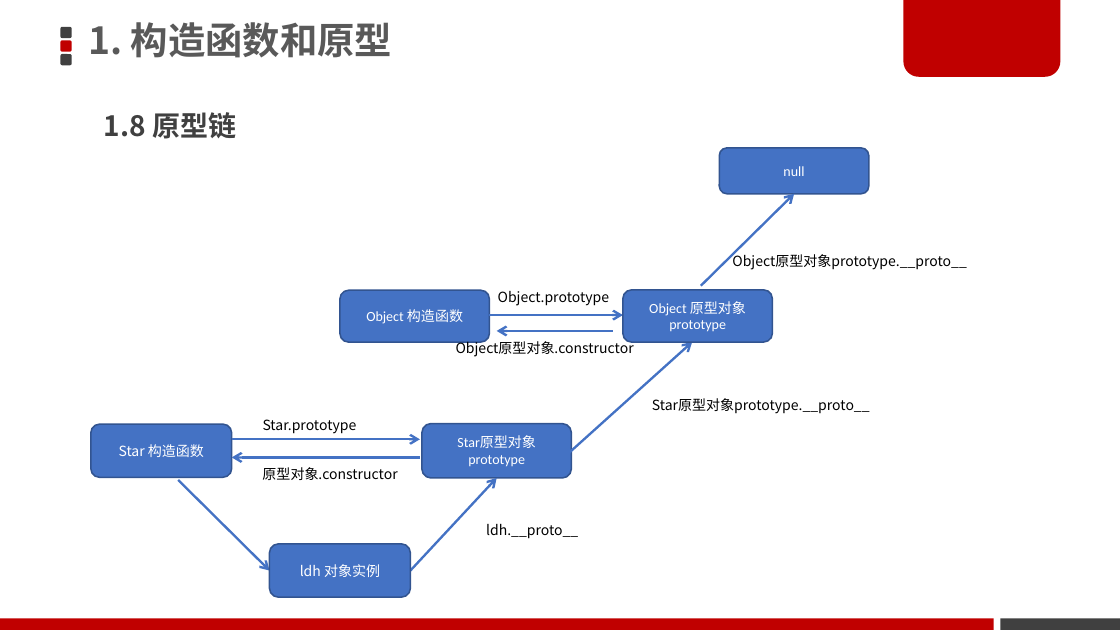
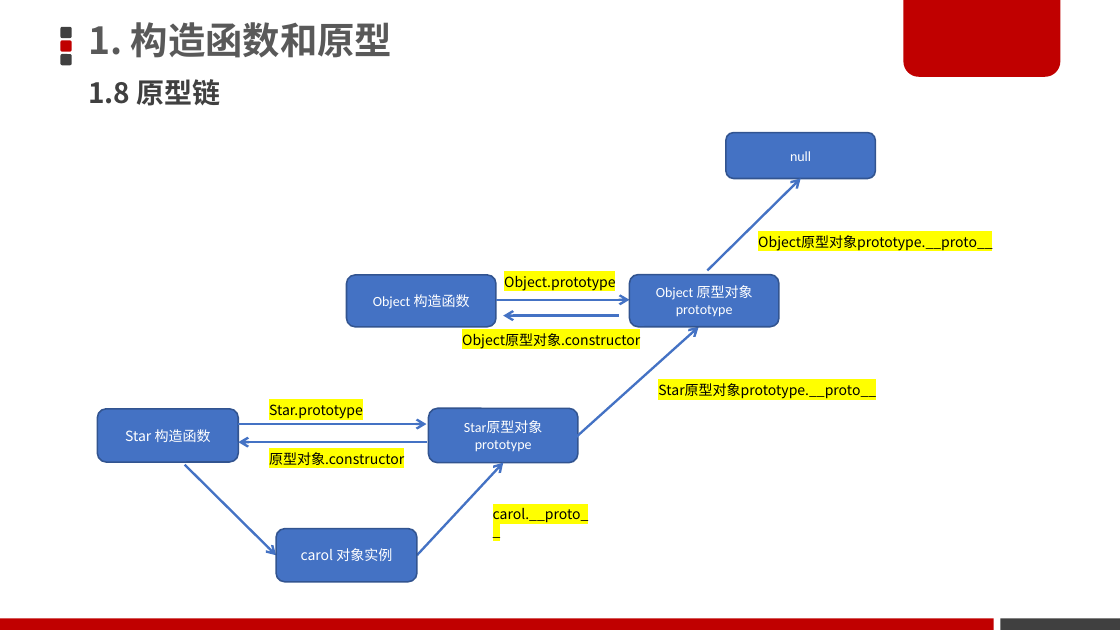
Before and after one commit to GunBusterMichael/myCode, a slide deck: slide 12 of Web/resources/JavaScript高级/JavaScript 高级第二天/PPT/01-构造函数和原型.pptx. Drawn at 1120x630 pixels with LibreOffice and Linux fonts; fonts in the diff are those of the drawing; background and template pictures are left out. Boxes give left, top, right and bottom in pixels: in the first picture for what was removed or moved away, otherwise in the second. Text is boxed around its words. In the diff, an @@ line names an element or a change of style, - is before the commit and + after.

```diff
--- a/Web/resources/JavaScript高级/JavaScript 高级第二天/PPT/01-构造函数和原型.pptx
+++ b/Web/resources/JavaScript高级/JavaScript 高级第二天/PPT/01-构造函数和原型.pptx
@@ text "1.8 原型链": place and size @@
-text "1.8 原型链" at [104,112,236,139]
+text "1.8 原型链" at [88,79,221,106]
@@ highlight none to #FFFF00 in 6 elements at [462,333,640,349], [658,383,876,399], [269,452,404,465], [269,404,363,419], [504,276,615,291], [758,235,992,251] @@
@@ text "Object原型对象prototype.__proto__": place and size @@
-text "Object原型对象prototype.__proto__" at [732,252,966,270]
+text "Object原型对象prototype.__proto__" at [758,235,992,251]
@@ 8 arrows, 6 rounded rectangles, 4 texts: place and size @@
-8 arrows, 6 rounded rectangles, 4 texts at [91,148,870,598]
+8 arrows, 6 rounded rectangles, 4 texts at [97,132,876,582]
@@ text at [493,506,589,524]: text changed @@
-ldh.__proto__
+carol.__proto__
@@ text in rounded rectangle at [301,548,392,561]: text changed @@
-ldh 对象实例
+carol 对象实例
```
Also in this commit, not shown: 1 other slide changed, 9 other files.
